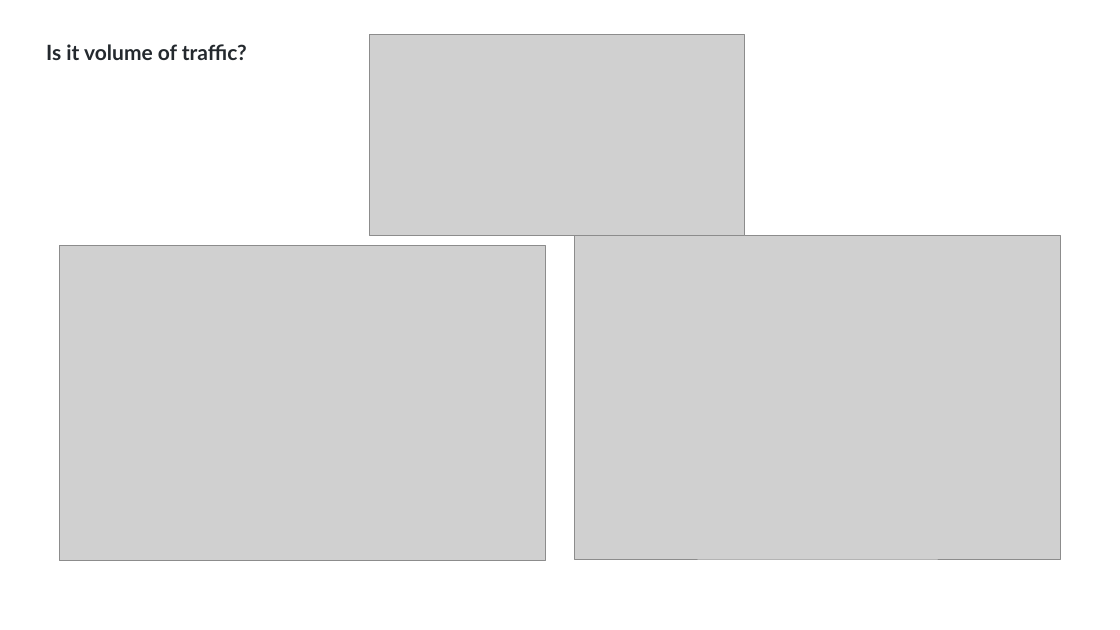
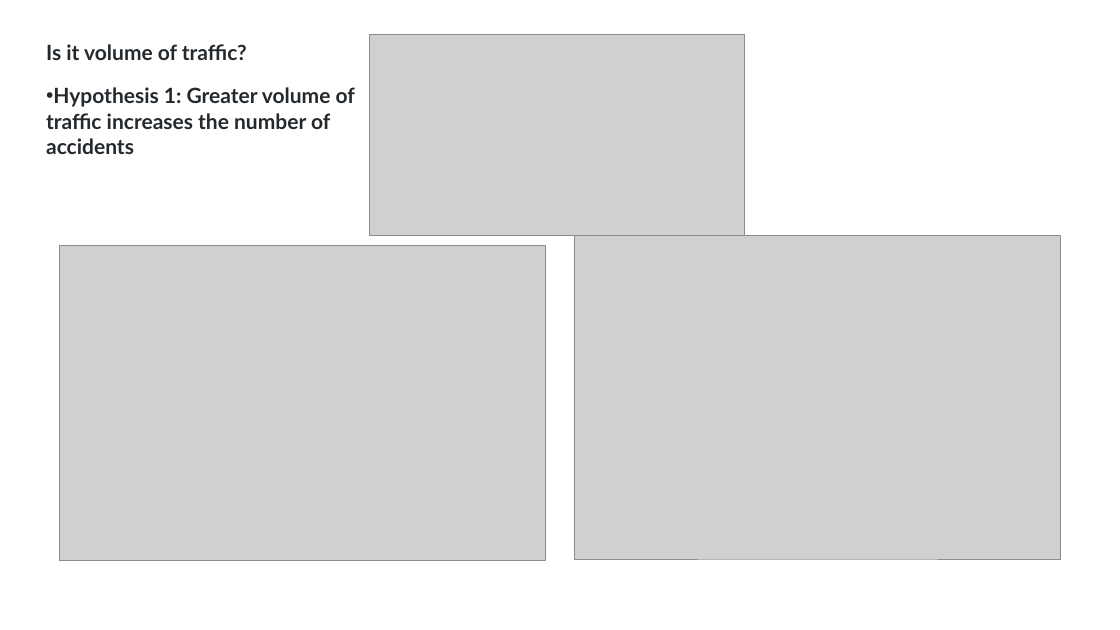
Before and after one commit to Garywtne/Team_Project_One, a slide deck: slide 2 of Tidy_up/03_Presentation.pptx. Drawn at 1120x630 pixels with LibreOffice and Linux fonts; fonts in the diff are those of the drawing; grey boxes stand for pictures. Boxes give left, top, right and bottom in pixels: in the first picture for what was removed or moved away, otherwise in the second. Text is boxed around its words. In the diff, an @@ line names an element or a change of style, - is before the commit and + after.

Commit message:
update presenation to include Hypothesis and create pdf

```diff
--- a/Tidy_up/03_Presentation.pptx
+++ b/Tidy_up/03_Presentation.pptx
@@ text added at (x1=46, y1=87, x2=355, y2=154), 18 pt, text #24292E, bold @@
+• Hypothesis 1: Greater volume of traffic increases the number of accidents
```
Also in this commit, not shown: 5 other slides changed, 1 other file.
